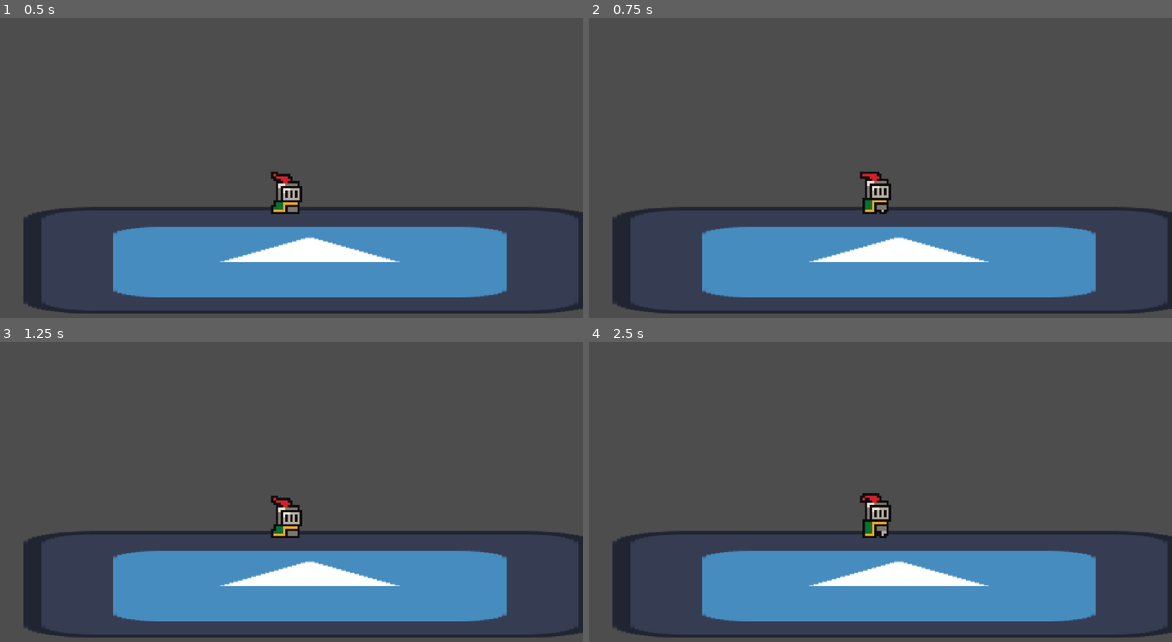
Above: before the commit, frames 1-4 (two rows, left to right).
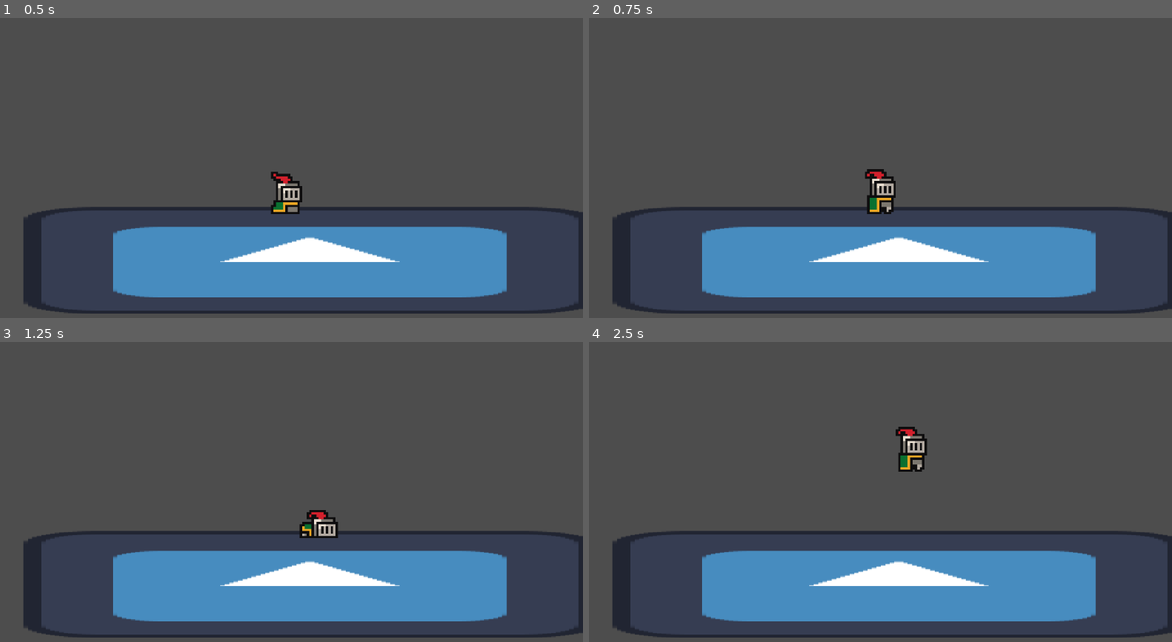
Above: after the commit, the same moments.

Repository: jible/Platform-fighter
Game: Godot game, scene res://scenes/test_scene.tscn
Two runs of this game, one before a commit and one after it. Both use one fixed random seed, a clock stepped at 60 frames per second and the inputs below. The project has no main scene, so this scene is started directly. The engine's default icon, where the game draws it, is replaced by a stand-in: a white triangle on a blue panel in a dark square.
Inputs:
- Up to frame 1 (0.5 s): no input
- Up to frame 2 (0.75 s): tap Enter at 0.5 s; hold D (move_right, bound only after the commit) from 0.53 s (still down); tap E (attack, bound only after the commit) at 0.6 s
- Up to frame 3 (1.25 s): keep holding D (move_right, bound only after the commit); tap Space (jump, bound only after the commit) at 0.77, 1.07 s; tap Shift (dash, bound only after the commit) at 0.8 s
- Up to frame 4 (2.5 s): tap Shift (dash, bound only after the commit) at 1.35 s; tap Space (jump, bound only after the commit) at 1.52, 1.55, 1.82, 2.1 s; release D (move_right, bound only after the commit) at 2.03 s; hold A (move_left, bound only after the commit) from 2.03 s (still down); tap E (attack, bound only after the commit) at 2.3 s

Frame 1 is identical in both runs. In frame 2, 0.6% of the frame differs, in the area x 46-53%, y 50-66%; in frame 3, 1.1%; in frame 4, 1.3%, in the area x 46-59%, y 28-66%.

Commit message:
Revert "Prepping for multiplayer with input manager"
This reverts commit 4eb60986c1c4f20c320ad96d602e016b1a42bd90.

Diff:
--- a/platform-fighter/components/for_characters/base_character.gd
+++ b/platform-fighter/components/for_characters/base_character.gd
@@ -13,4 +13,3 @@
 
 
 @export_range(0,3, 1) var team_number = 0
-@export_range(0,3,1) var player_number = 0
--- a/platform-fighter/components/input_manager.gd
+++ /dev/null
@@ -1,12 +0,0 @@
-extends Node
-
-"""
-LOOKING FOR A MODULAR WAY TO MANAGE INPUTS FROM MULTIPLE PLAYERS AT ONCE
-
-options:
-	-emit input signals with player as argument.
-	Standardize inputs to the current game's language.
-	Rather than attack and dash, say side special and up special
-	Easy way for the game to automatically map inputs to a character based on player number
-Global input managers are significatly easier to use for online multiplayer, so it will be global
-"""
--- a/platform-fighter/project.godot
+++ b/platform-fighter/project.godot
@@ -28,32 +28,32 @@
 
 [input]
 
-player_0_move_right={
+move_right={
 "deadzone": 0.2,
 "events": [Object(InputEventKey,"resource_local_to_scene":false,"resource_name":"","device":-1,"window_id":0,"alt_press …(192 unchanged characters)…
 ]
 }
-player_0_move_left={
+move_left={
 "deadzone": 0.2,
 "events": [Object(InputEventKey,"resource_local_to_scene":false,"resource_name":"","device":-1,"window_id":0,"alt_press …(191 unchanged characters)…
 ]
 }
-player_0_jump={
+jump={
 "deadzone": 0.2,
 "events": [Object(InputEventKey,"resource_local_to_scene":false,"resource_name":"","device":-1,"window_id":0,"alt_press …(191 unchanged characters)…
 ]
 }
-player_0_move_up={
+move_up={
 "deadzone": 0.2,
 "events": [Object(InputEventKey,"resource_local_to_scene":false,"resource_name":"","device":-1,"window_id":0,"alt_press …(192 unchanged characters)…
 ]
 }
-player_0_move_down={
+move_down={
 "deadzone": 0.2,
 "events": [Object(InputEventKey,"resource_local_to_scene":false,"resource_name":"","device":-1,"window_id":0,"alt_press …(192 unchanged characters)…
 ]
 }
-player_0_dash={
+dash={
 "deadzone": 0.2,
 "events": [Object(InputEventKey,"resource_local_to_scene":false,"resource_name":"","device":-1,"window_id":0,"alt_press …(195 unchanged characters)…
 ]
@@ -63,39 +63,9 @@
 "events": [Object(InputEventKey,"resource_local_to_scene":false,"resource_name":"","device":-1,"window_id":0,"alt_press …(195 unchanged characters)…
 ]
 }
-player_0_attack={
+attack={
 "deadzone": 0.2,
 "events": [Object(InputEventKey,"resource_local_to_scene":false,"resource_name":"","device":-1,"window_id":0,"alt_press …(192 unchanged characters)…
-]
-}
-player_1_move_right={
-"deadzone": 0.2,
-"events": [Object(InputEventKey,"resource_local_to_scene":false,"resource_name":"","device":-1,"window_id":0,"alt_pressed":false,"shift_pressed":false,"ctrl_pressed":false,"meta_pressed":false,"pressed":false,"keycode":0,"physical_keycode":4194321,"key_label":0,"unicode":0,"location":0,"echo":false,"script":null)
-]
-}
-player_1_move_left={
-"deadzone": 0.2,
-"events": [Object(InputEventKey,"resource_local_to_scene":false,"resource_name":"","device":-1,"window_id":0,"alt_pressed":false,"shift_pressed":false,"ctrl_pressed":false,"meta_pressed":false,"pressed":false,"keycode":0,"physical_keycode":4194319,"key_label":0,"unicode":0,"location":0,"echo":false,"script":null)
-]
-}
-player_1_jump={
-"deadzone": 0.2,
-"events": [Object(InputEventKey,"resource_local_to_scene":false,"resource_name":"","device":-1,"window_id":0,"alt_pressed":false,"shift_pressed":false,"ctrl_pressed":false,"meta_pressed":false,"pressed":false,"keycode":0,"physical_keycode":4194438,"key_label":0,"unicode":48,"location":0,"echo":false,"script":null)
-]
-}
-player_1_move_up={
-"deadzone": 0.2,
-"events": [Object(InputEventKey,"resource_local_to_scene":false,"resource_name":"","device":-1,"window_id":0,"alt_pressed":false,"shift_pressed":false,"ctrl_pressed":false,"meta_pressed":false,"pressed":false,"keycode":0,"physical_keycode":4194320,"key_label":0,"unicode":0,"location":0,"echo":false,"script":null)
-]
-}
-player_1_dash={
-"deadzone": 0.2,
-"events": [Object(InputEventKey,"resource_local_to_scene":false,"resource_name":"","device":-1,"window_id":0,"alt_pressed":false,"shift_pressed":false,"ctrl_pressed":false,"meta_pressed":false,"pressed":false,"keycode":0,"physical_keycode":4194326,"key_label":0,"unicode":0,"location":0,"echo":false,"script":null)
-]
-}
-player_1_attack={
-"deadzone": 0.2,
-"events": [Object(InputEventKey,"resource_local_to_scene":false,"resource_name":"","device":-1,"window_id":0,"alt_pressed":false,"shift_pressed":false,"ctrl_pressed":false,"meta_pressed":false,"pressed":false,"keycode":0,"physical_keycode":4194439,"key_label":0,"unicode":49,"location":0,"echo":false,"script":null)
 ]
 }
 
Not shown, removed: platform-fighter/components/input_manager.gd.uid
